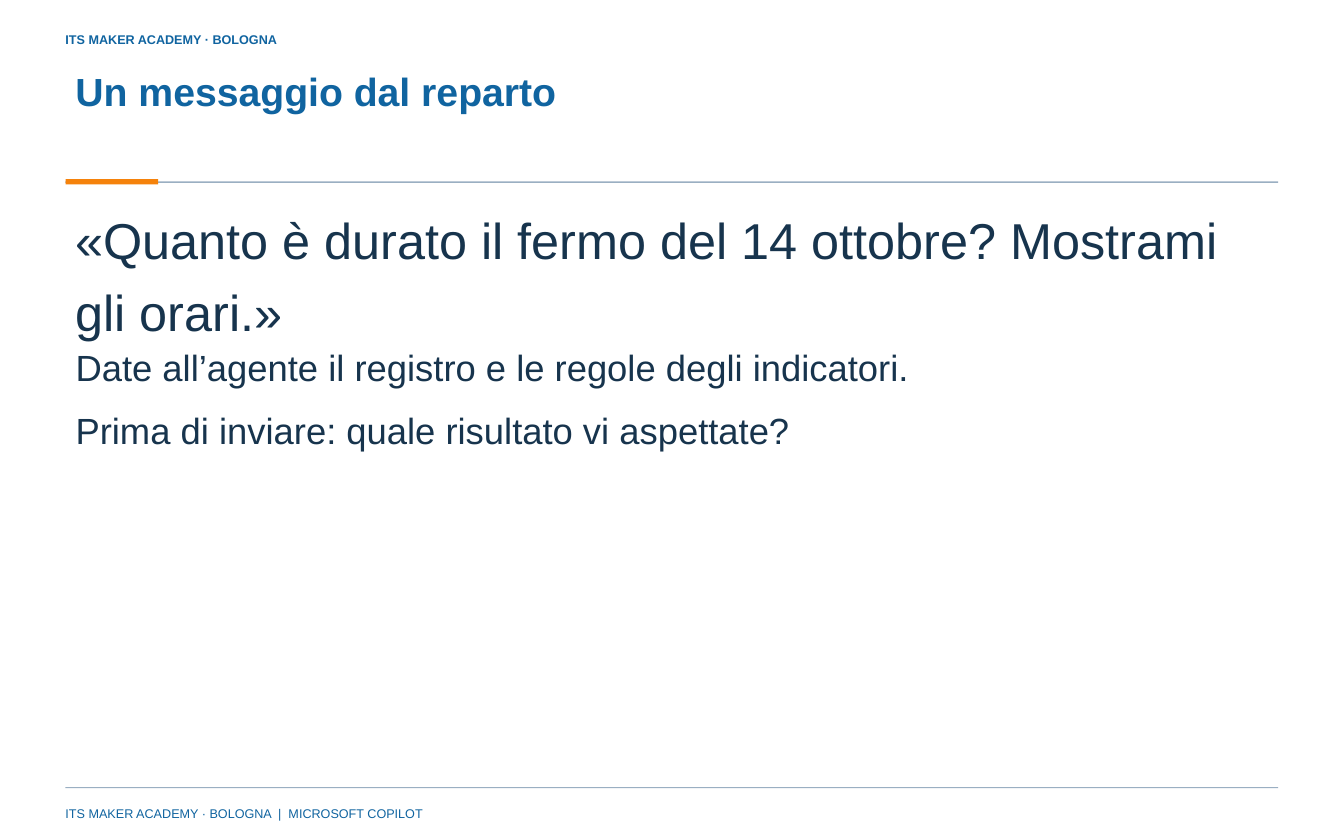
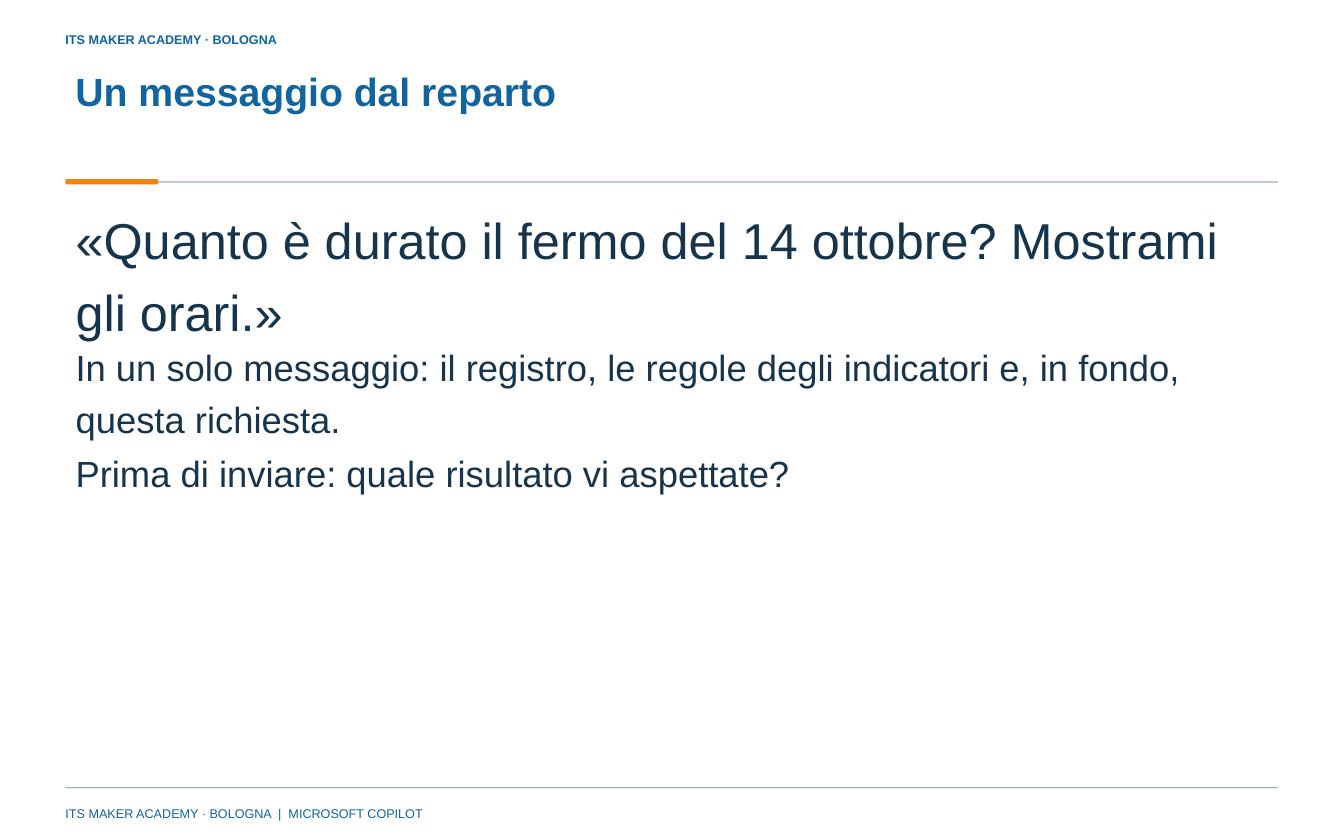
Before and after one commit to franzo9393/ITSCorso_UnslothStudio-Git, a slide deck: slide 18 of lezione 4 - reti neurali e agenti con orchestrazione/Lezione4_Reti_neurali_e_agenti_con_orchestrazione_ITS_MAKER.pptx (slide 16 before the commit). Drawn at 1344x840 pixels with LibreOffice and Linux fonts; fonts in the diff are those of the drawing; background and template pictures are left out. Boxes give left, top, right and bottom in pixels: in the first picture for what was removed or moved away, otherwise in the second. Text is boxed around its words. In the diff, an @@ line names an element or a change of style, - is before the commit and + after.

Commit message:
Lezione 4: seconda metà riscritta (slide 12-32 e parte 4 della consegna), materiali rigenerati

```diff
--- a/lezione 4 - reti neurali e agenti con orchestrazione/Lezione4_Reti_neurali_e_agenti_con_orchestrazione_ITS_MAKER.pptx
+++ b/lezione 4 - reti neurali e agenti con orchestrazione/Lezione4_Reti_neurali_e_agenti_con_orchestrazione_ITS_MAKER.pptx
@@ text at [76,354,1179,441]: text changed @@
-Date all’agente il registro e le regole degli indicatori.
+In un solo messaggio: il registro, le regole degli indicatori e, in fondo, questa richiesta.
@@ text "Prima di inviare: quale risultato ...": place and size @@
-text "Prima di inviare: quale risultato ..." at [76,417,789,451]
+text "Prima di inviare: quale risultato ..." at [76,460,789,495]
```
Also in this commit, not shown: 11 other slides changed, 8 slides added, 6 slides removed, 14 other files.
